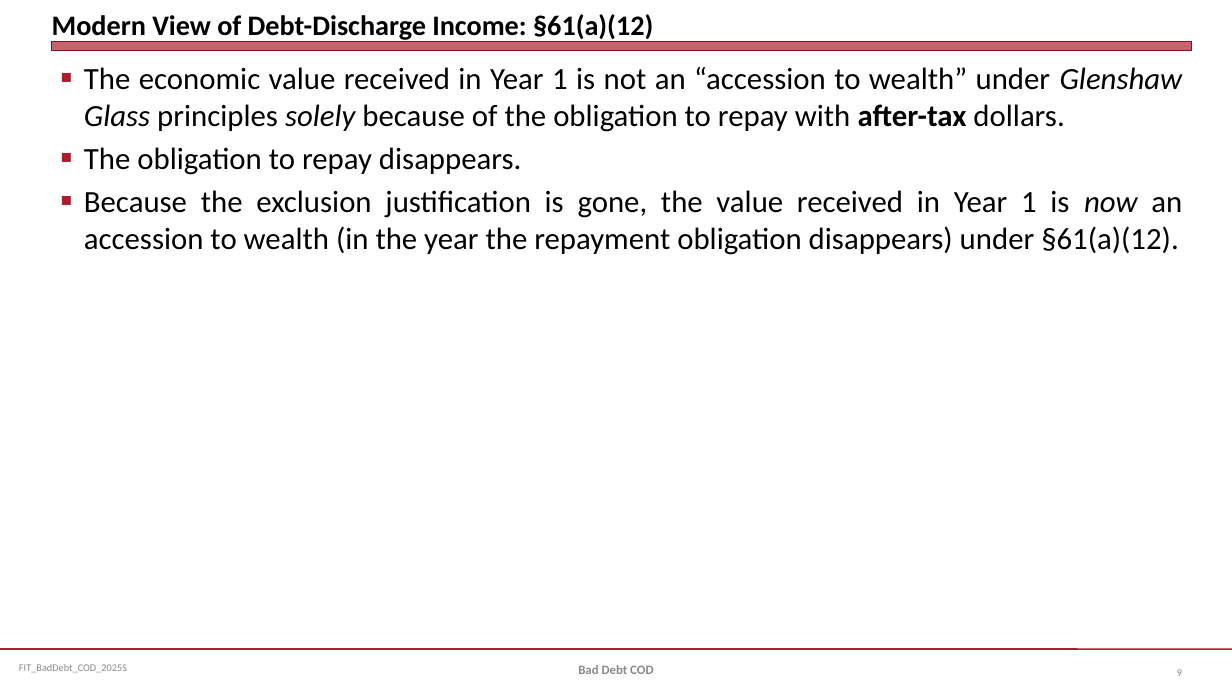
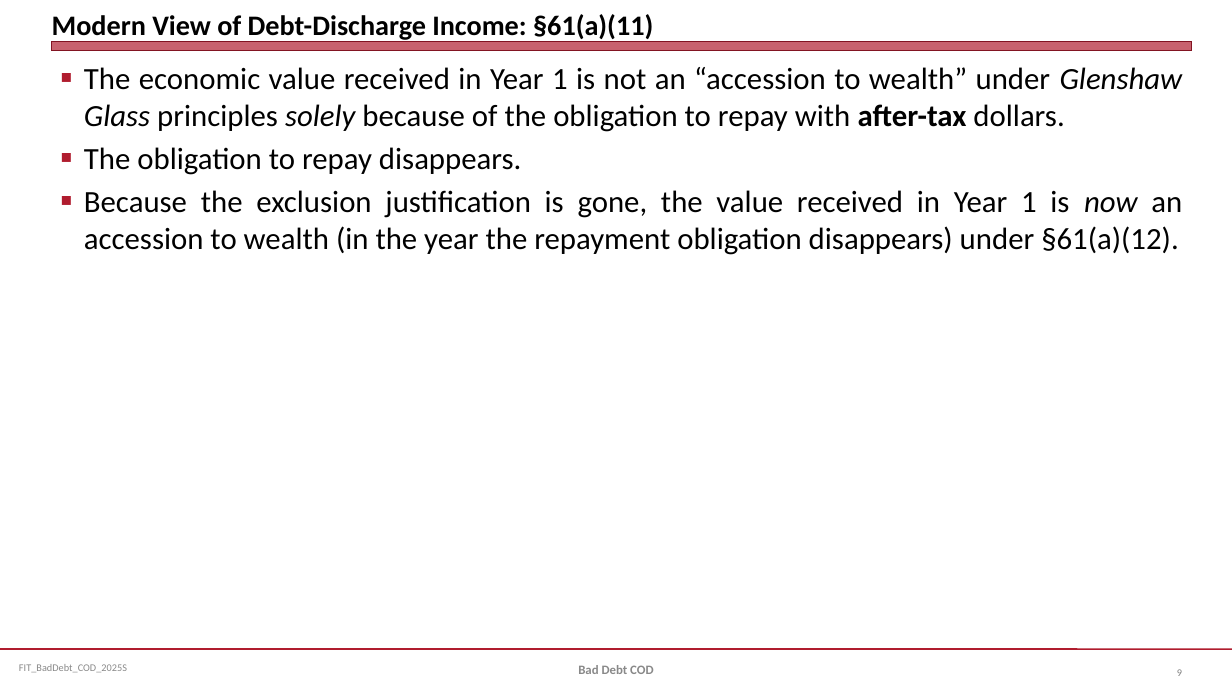
Before and after one commit to jmc877/Fed-Income-Tax, a slide deck: slide 9 of slides/FIT_BadDebt_COD_2025S.pptx. Drawn at 1232x693 pixels with LibreOffice and Linux fonts; fonts in the diff are those of the drawing. Boxes give left, top, right and bottom in pixels: in the first picture for what was removed or moved away, otherwise in the second. Text is boxed around its words. In the diff, an @@ line names an element or a change of style, - is before the commit and + after.

```diff
--- a/slides/FIT_BadDebt_COD_2025S.pptx
+++ b/slides/FIT_BadDebt_COD_2025S.pptx
@@ title at (52, 14, 653, 42): text changed @@
-Modern View of Debt-Discharge Income: §61(a)(12)
+Modern View of Debt-Discharge Income: §61(a)(11)
```
Also in this commit, not shown: 1 other slide changed.
